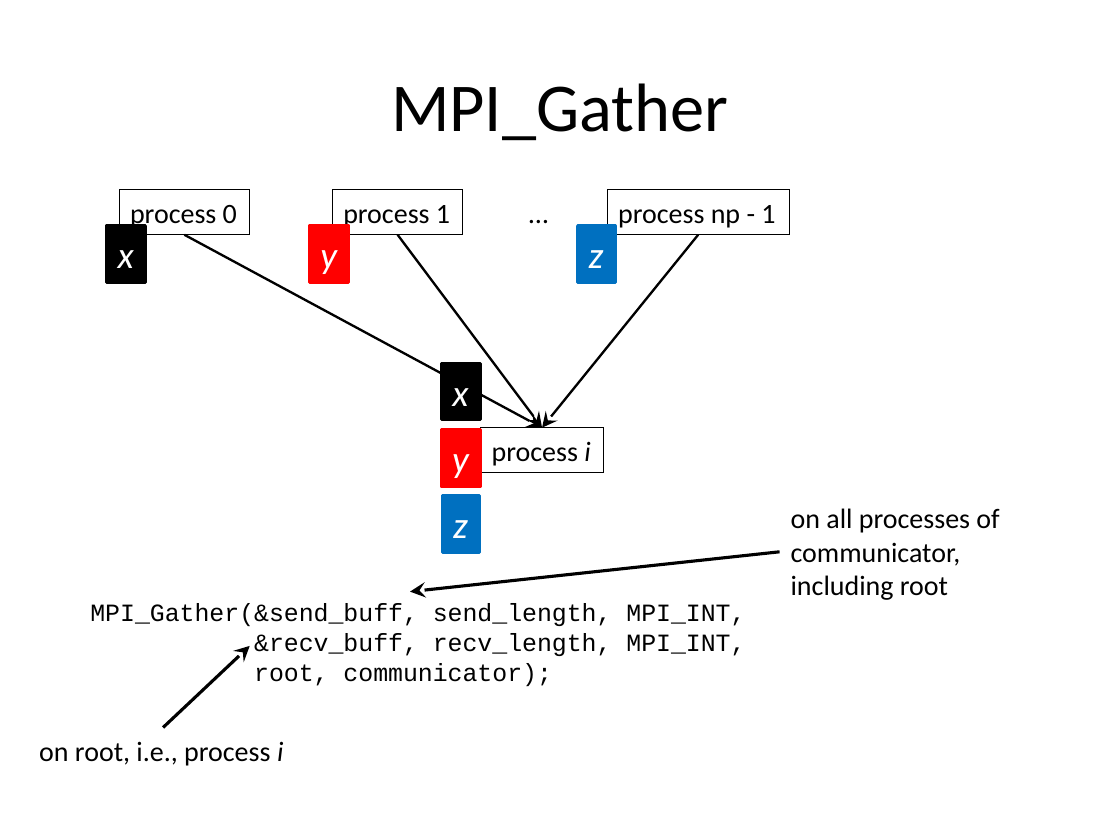
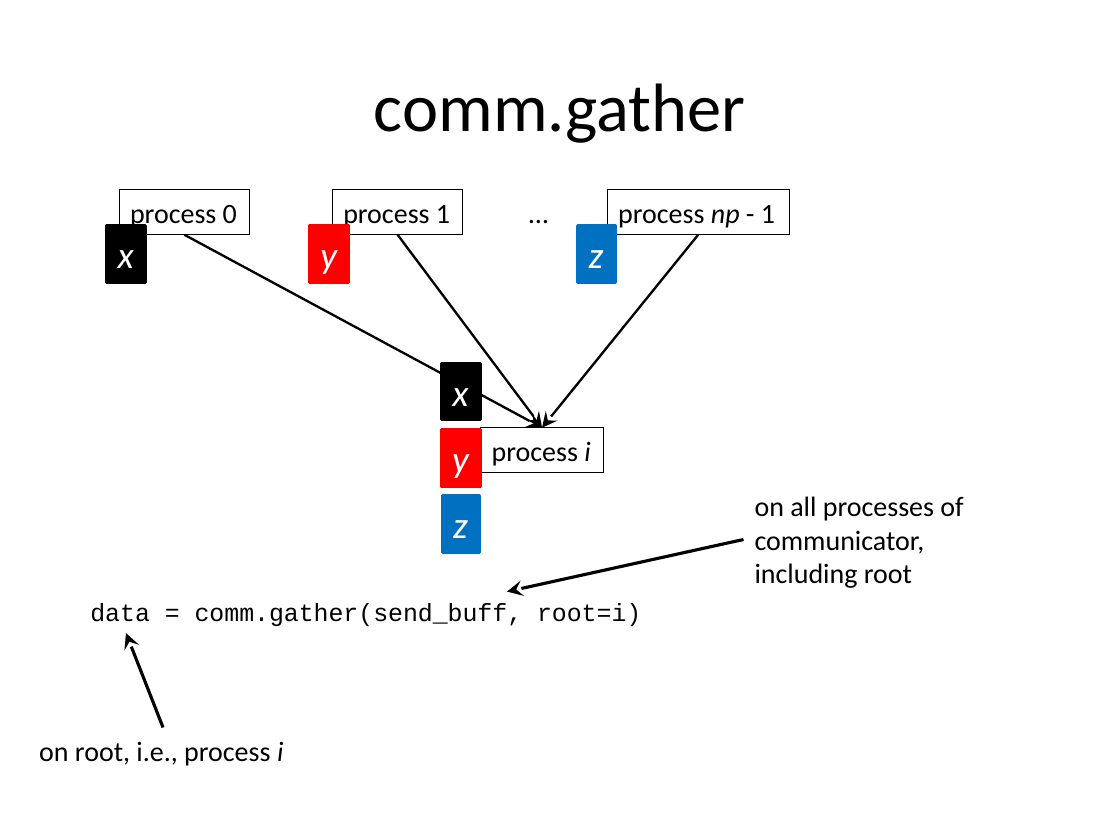
Before and after one commit to gjbex/training-material, a slide deck: slide 17 of Python/Mpi4py/mpi4py.pptx (slide 20 before the commit). Drawn at 1120x840 pixels with LibreOffice and Linux fonts; fonts in the diff are those of the drawing. Boxes give left, top, right and bottom in pixels: in the first picture for what was removed or moved away, otherwise in the second. Text is boxed around its words. In the diff, an @@ line names an element or a change of style, - is before the commit and + after.

```diff
--- a/Python/Mpi4py/mpi4py.pptx
+++ b/Python/Mpi4py/mpi4py.pptx
@@ title at [374,83,745,143]: text changed @@
-MPI_Gather
+comm.gather
@@ rectangle "process np - 1" at [607,189,790,234]: italic on in "np" @@
@@ text "on all processes of communicator, ...": place and size @@
-text "on all processes of communicator, ..." at [791,508,999,600]
+text "on all processes of communicator, ..." at [755,496,963,588]
@@ arrow moved from (780, 552) - (410, 591) to (744, 540) - (507, 591) @@
@@ text at [90,603,641,626]: text changed @@
-MPI_Gather(&send_buff, send_length, MPI_INT,
-&recv_buff, recv_length, MPI_INT,
-root, communicator);
+data = comm.gather(send_buff, root=i)
@@ arrow moved from (164, 728) - (250, 646) to (164, 728) - (127, 633) @@
```
Also in this commit, not shown: 12 other slides changed, 1 slide added, 2 slides removed.
